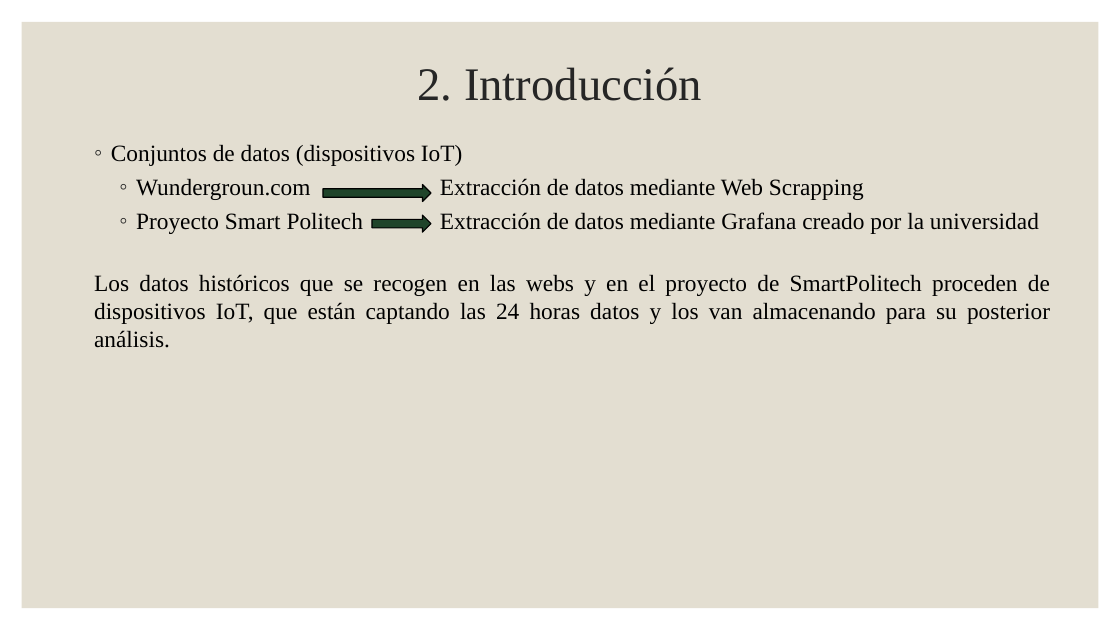
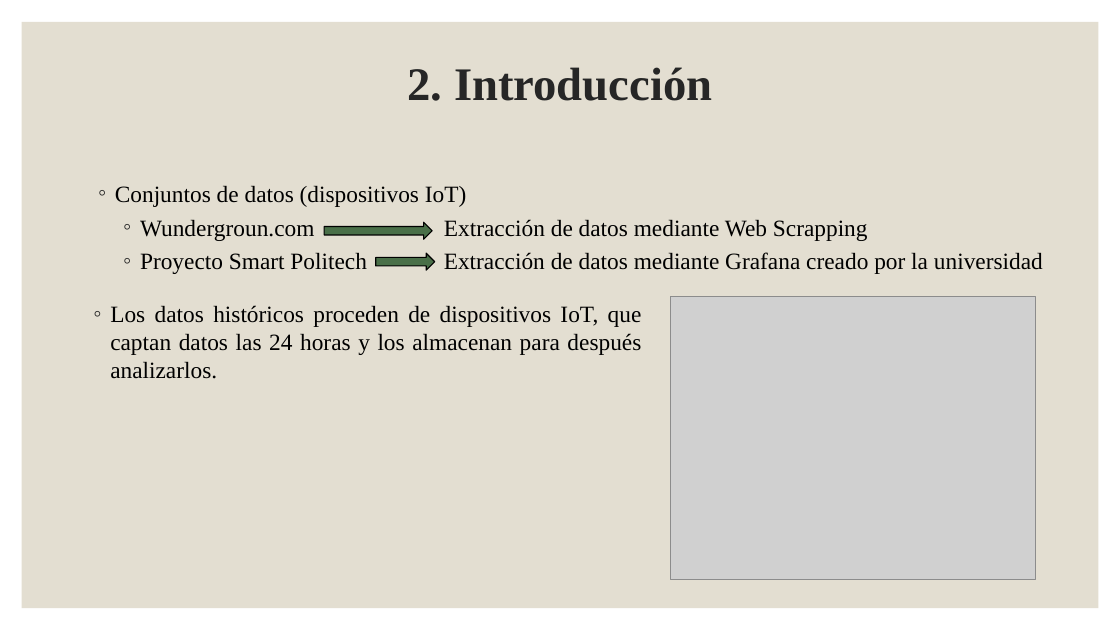
Before and after one commit to jperezlf/MPAIOT, a slide deck: slide 6 of Doc/Presentación TFG.pptx. Drawn at 1120x630 pixels with LibreOffice and Linux fonts; fonts in the diff are those of the drawing; grey boxes stand for pictures. Boxes give left, top, right and bottom in pixels: in the first picture for what was removed or moved away, otherwise in the second. Text is boxed around its words. In the diff, an @@ line names an element or a change of style, - is before the commit and + after.

```diff
--- a/Doc/Presentación TFG.pptx
+++ b/Doc/Presentación TFG.pptx
@@ title "2. Introducción" at (408,67,712,101): bold on @@
@@ text "Conjuntos de datos (dispositivos IoT)": place and size @@
-text "Conjuntos de datos (dispositivos IoT)" at (94,144,1050,348)
+text "Conjuntos de datos (dispositivos IoT)" at (115,185,1043,274)
@@ right arrow: place and size @@
-right arrow at (323,185,432,202)
+right arrow at (324,223,433,239)
@@ right arrow at (324,223,433,239): fill #1F442A to #496F48 @@
@@ right arrow at (376,253,434,270): fill #1F442A to #496F48 @@
@@ right arrow: place and size @@
-right arrow at (372,215,431,232)
+right arrow at (376,253,434,270)
@@ text at (94,274,1050,348): paragraph removed @@
-  Los datos históricos que se recogen en las webs y en el proyecto de SmartPolitech proceden de dispositivos IoT, que están captando las 24 horas datos y los van almacenando para su posterior análisis.
@@ picture added at (670,297,1035,581) @@
@@ text added at (110,305,642,379), 20 pt, text #000000 @@
+◦ Los datos históricos proceden de dispositivos IoT, que captan datos las 24 horas y los almacenan para después analizarlos.
```
Also in this commit, not shown: 19 other slides changed, 2 slides added, 1 slide removed.
